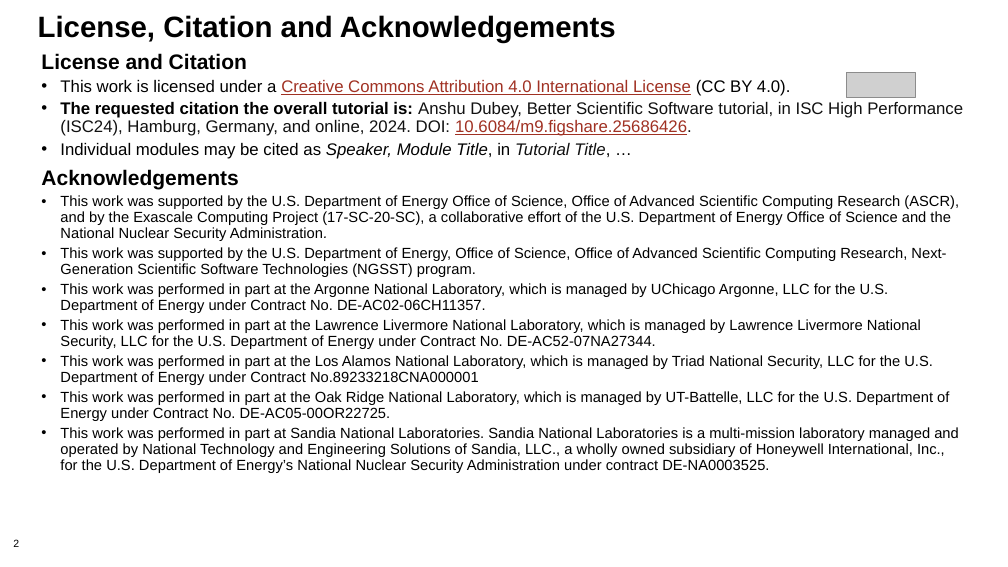
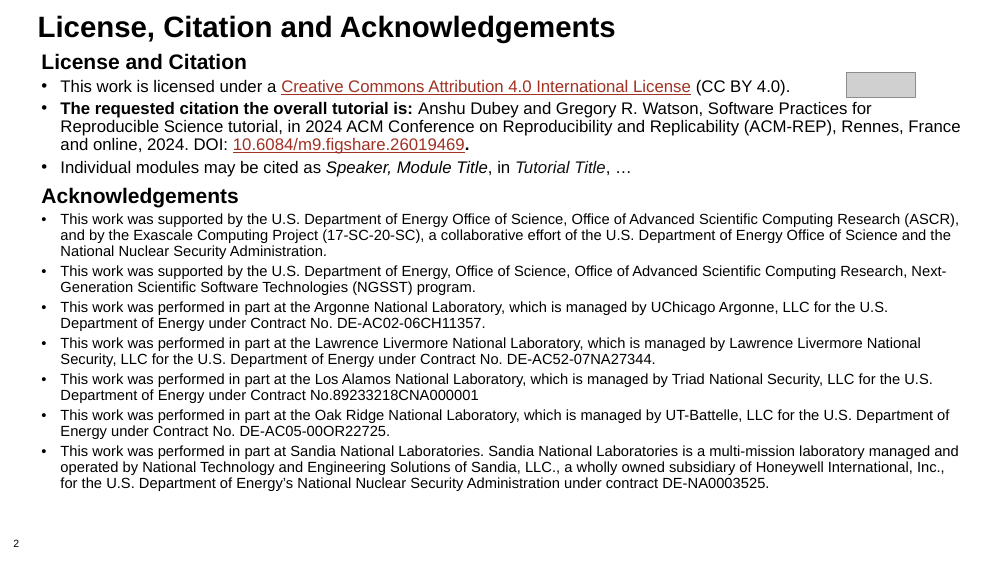
Before and after one commit to bssw-tutorial/presentations, a slide deck: slide 2 of intro-a.pptx. Drawn at 1008x567 pixels with LibreOffice and Linux fonts; fonts in the diff are those of the drawing; grey boxes stand for pictures. Boxes give left, top, right and bottom in pixels: in the first picture for what was removed or moved away, otherwise in the second. Text is boxed around its words. In the diff, an @@ line names an element or a change of style, - is before the commit and + after.

Commit message:
Partial prep for ACM-REP tutorial

```diff
--- a/intro-a.pptx
+++ b/intro-a.pptx
@@ text at bbox=[60, 102, 960, 154]: text changed; text colour #111111 to #000000 @@
-• The requested citation the overall tutorial is: Anshu Dubey, Better Scientific Software tutorial, in ISC High Performance (ISC24), Hamburg, Germany, and online, 2024. DOI: 10.6084/m9.figshare.25686426.
+• The requested citation the overall tutorial is: Anshu Dubey and Gregory R. Watson, Software Practices for Reproducible Science tutorial, in 2024 ACM Conference on Reproducibility and Replicability (ACM-REP), Rennes, France and online, 2024. DOI: 10.6084/m9.figshare.26019469.
```
Also in this commit, not shown: 4 other slides changed.
